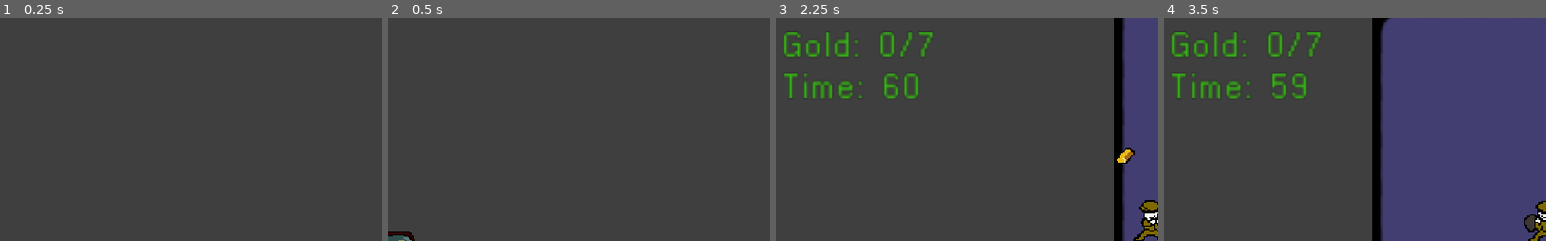
Above: before the commit, frames 1-4 (left to right).
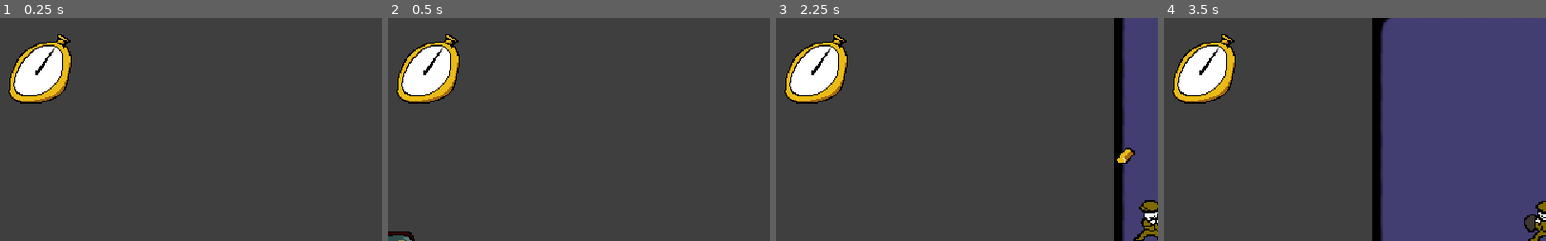
Above: after the commit, the same moments.

Repository: AleksLitynski/AnIncreasinglyConvolutedSeriesOfHeists
Game: Godot game, scene res://main.tscn
Same seed, same stepped clock (60 frames per second), same inputs: the game is played once before the commit and once after it.
Inputs (mouse positions are % of the whole screen's width and height, from its top left):
- Up to frame 1 (0.25 s): no input
- Up to frame 2 (0.5 s): no input
- Up to frame 3 (2.25 s): move the mouse to (72, 45) at 0.52 s; press the mouse at (72, 45) at 0.53 s; hold D (right) 0.53-2.03 s; tap Space (jump) at 0.77, 1.52 s; move the mouse to (30, 55) at 1.27 s; release the mouse at (30, 55) at 1.28 s; tap E (grab) at 1.35 s; click (30, 55) at 1.55 s; move the mouse to (60, 28) at 2.02 s; press the mouse at (60, 28) at 2.03 s; hold A (left) from 2.03 s (still down)
- Up to frame 4 (3.5 s): move the mouse to (45, 70) at 2.77 s; release A (left) at 2.78 s; release the mouse at (45, 70) at 2.78 s; hold D (right) from 2.78 s (still down); click (45, 70) at 2.85 s; tap Space (jump) at 3.02 s
The pictures show only the part of the screen within x 1-51%, y 0-50%; the shares and areas given below are measured in that part.

The runs differ from the first frame. In frame 1, 3.7% of the frame differs, in the area x 2-19%, y 7-39%; in frame 2, 3.7%; in frame 3, 5.5%, in the area x 2-41%, y 6-39%; in frame 4, 5.5%.

Commit message:
added clock graphic

Diff:
--- /dev/null
+++ b/clock.tscn
@@ -0,0 +1,20 @@
+[gd_scene load_steps=9 format=2]
+
+[ext_resource path="res://sprites/clock5.png" type="Texture" id=1]
+[ext_resource path="res://sprites/clock6.png" type="Texture" id=2]
+[ext_resource path="res://sprites/clock2.png" type="Texture" id=3]
+[ext_resource path="res://sprites/clock4.png" type="Texture" id=4]
+[ext_resource path="res://sprites/clock1.png" type="Texture" id=5]
+[ext_resource path="res://sprites/clock7.png" type="Texture" id=6]
+[ext_resource path="res://sprites/clock3.png" type="Texture" id=7]
+
+[sub_resource type="SpriteFrames" id=1]
+animations = [ {
+"frames": [ ExtResource( 5 ), ExtResource( 3 ), ExtResource( 7 ), ExtResource( 4 ), ExtResource( 1 ), ExtResource( 2 ), ExtResource( 6 ) ],
+"loop": true,
+"name": "default",
+"speed": 0.1
+} ]
+
+[node name="AnimatedSprite" type="AnimatedSprite"]
+frames = SubResource( 1 )
--- a/level_abstract.gd
+++ b/level_abstract.gd
@@ -4,15 +4,26 @@
 
 onready var van = preload("res://Car.tscn").instance()
 onready var player = preload("res://mc.tscn").instance()
+onready var clock = preload("res://clock.tscn").instance()
+onready var golds = Node2D.new()
 
 func _ready():
 	add_child(van)
+	get_tree().get_nodes_in_group("camera")[0].add_child(clock)
+	get_tree().get_nodes_in_group("camera")[0].add_child(golds)
 	van.scale = Vector2(0.8, 0.8)
 	$Camera.zoom = Vector2(0.5, 0.5)
 	van.transform.origin = $end.transform.origin
 	$Camera.transform.origin = $end.transform.origin
 	$Camera.transform.origin.x -= 750
 	van.transform.origin.x -= 1400
+
+	clock.transform.origin.x = 225
+	clock.transform.origin.y = -115
+	clock.scale = Vector2(0.8, 0.8)
+
+	clock.transform.origin.x = -225
+	clock.transform.origin.y = -115
 
 func _process(delta):
 	match state:
@@ -43,6 +54,8 @@
 			if fmod(player.get_node("sprite").rotation, (2 * PI)) < 0.4:
 				player.get_node("sprite").rotation = 0
 				state = "playing"
+				clock.frame = 0
+				clock.play("default")
 				player.sleep_all = false
 				get_tree().get_nodes_in_group("main")[0].start_level()
 			else:
@@ -67,8 +80,14 @@
 			if van.transform.origin.x < get_viewport().size.x + 200:
 				van.transform.origin.x += delta * 900
 			else:
+				player.collision_layer = 2
+				player.collision_mask = 2
+				player.sleep_all = false
 				get_tree().get_nodes_in_group("main")[0].goto_next_level()
 
 func win_level():
+	player.sleep_all = true
 	player.show_anim("mc_jump")
+	player.collision_layer = 2
+	player.collision_mask = 2
 	state = "win_jump_car"
--- a/level_manager.gd
+++ b/level_manager.gd
@@ -27,20 +27,6 @@
 		load_level(level_sequence[0])
 		return
 	load_level(level_sequence[n_lvl_idx])
-
-func clear_text():
-	var overlays = get_tree().get_nodes_in_group("overlay_text")
-	if len(overlays) > 0:
-		var text = overlays[0]
-		text.text = ""
-
-func render_stats():
-	var text = get_tree().get_nodes_in_group("overlay_text")[0]
-	text.text = "Gold: {gold}/{max_gold}\nTime: {time}".format({
-		"gold": stats["gold"],
-		"max_gold": stats["max_gold"],
-		"time": round(stats["time"])
-	})
 
 func load_level(name, use_loader = true):
 	level_running = false
@@ -95,16 +81,12 @@
 
 	if stats:
 		stats["time"] -= delta
-		render_stats()
 		if stats["time"] <= 0:
 			lose_level()
 			return
 		if stats["gold"] == stats["max_gold"]:
 			win_level()
 			return
-	else:
-		clear_text()
-
 
 func add_gold():
 	if stats:
@@ -130,8 +112,7 @@
 	bars = preload("res://bars.tscn").instance()
 	bars.scale = Vector2(0.5, 0.5)
 	get_tree() \
-		.get_nodes_in_group("overlay_text")[0] \
-		.get_parent() \
+		.get_nodes_in_group("camera")[0] \
 		.add_child(bars)
 #	bars.transform.origin.y = 616
 	bars.transform.origin.y = 300
--- a/levels/level_1.tscn
+++ b/levels/level_1.tscn
@@ -1,9 +1,8 @@
-[gd_scene load_steps=5 format=2]
+[gd_scene load_steps=4 format=2]
 
 [ext_resource path="res://tileset.tres" type="TileSet" id=1]
 [ext_resource path="res://level_1.gd" type="Script" id=2]
 [ext_resource path="res://gold.tscn" type="PackedScene" id=3]
-[ext_resource path="res://themes/text_theme.tres" type="Theme" id=4]
 
 [node name="level_1" type="Node2D"]
 position = Vector2( 159, -16 )
@@ -55,19 +54,7 @@
 [node name="end" type="Node2D" parent="."]
 position = Vector2( -319, -8 )
 
-[node name="Camera" type="Camera2D" parent="."]
+[node name="Camera" type="Camera2D" parent="." groups=[
+"camera",
+]]
 current = true
-
-[node name="debug" type="RichTextLabel" parent="Camera" groups=[
-"overlay_text",
-]]
-margin_left = -248.0
-margin_top = -144.0
-margin_right = 248.0
-margin_bottom = 144.0
-rect_clip_content = false
-theme = ExtResource( 4 )
-custom_colors/default_color = Color( 0.215686, 0.713726, 0.0784314, 1 )
-__meta__ = {
-"_edit_use_anchors_": false
-}
--- a/levels/level_2.tscn
+++ b/levels/level_2.tscn
@@ -1,9 +1,8 @@
-[gd_scene load_steps=5 format=2]
+[gd_scene load_steps=4 format=2]
 
 [ext_resource path="res://tileset.tres" type="TileSet" id=1]
 [ext_resource path="res://level_2.gd" type="Script" id=2]
 [ext_resource path="res://gold.tscn" type="PackedScene" id=3]
-[ext_resource path="res://themes/text_theme.tres" type="Theme" id=4]
 
 [node name="level_2" type="Node2D"]
 position = Vector2( 159, -16 )
@@ -56,19 +55,7 @@
 [node name="end" type="Node2D" parent="."]
 position = Vector2( -191, 144 )
 
-[node name="Camera" type="Camera2D" parent="."]
+[node name="Camera" type="Camera2D" parent="." groups=[
+"camera",
+]]
 current = true
-
-[node name="debug" type="RichTextLabel" parent="Camera" groups=[
-"overlay_text",
-]]
-margin_left = -248.0
-margin_top = -144.0
-margin_right = 248.0
-margin_bottom = 144.0
-rect_clip_content = false
-theme = ExtResource( 4 )
-custom_colors/default_color = Color( 0.215686, 0.713726, 0.0784314, 1 )
-__meta__ = {
-"_edit_use_anchors_": false
-}
--- a/mc.gd
+++ b/mc.gd
@@ -46,10 +46,10 @@
 var throw_charge_meter_target_y = 120
 
 func _ready():
-	get_tree().get_nodes_in_group("overlay_text")[0].get_parent().add_child(throw_charge_meter)
+	get_tree().get_nodes_in_group("camera")[0].add_child(throw_charge_meter)
 	throw_charge_meter.rect_position = Vector2(-64, 150)
 	throw_charge_meter_target_y = 150
-	get_tree().get_nodes_in_group("overlay_text")[0].get_parent().z_index = 101
+	get_tree().get_nodes_in_group("camera")[0].z_index = 101
 
 func show_anim(name):
 	$sprite.texture = load("res://sprites/%s.png" % name)
Not shown, added: sprites/clock1.png.import
Not shown, added: sprites/clock2.png.import
Not shown, added: sprites/clock3.png.import
Not shown, added: sprites/clock4.png.import
Not shown, added: sprites/clock5.png.import
Not shown, added: sprites/clock6.png.import
Not shown, added: sprites/clock7.png.import
Not shown, added: sprites/source/blueprint.png.import
Not shown, added: sprites/source/blueprints with variants.png.import
Not shown, changed: aleks-todo
